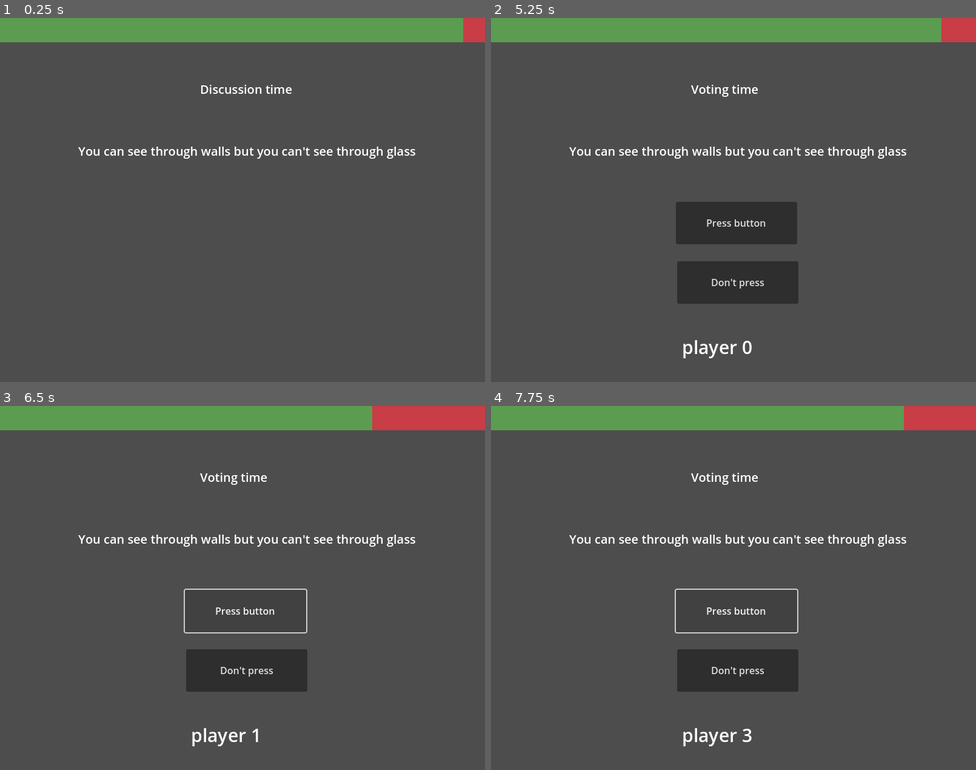
Above: before the commit, frames 1-4 (two rows, left to right).
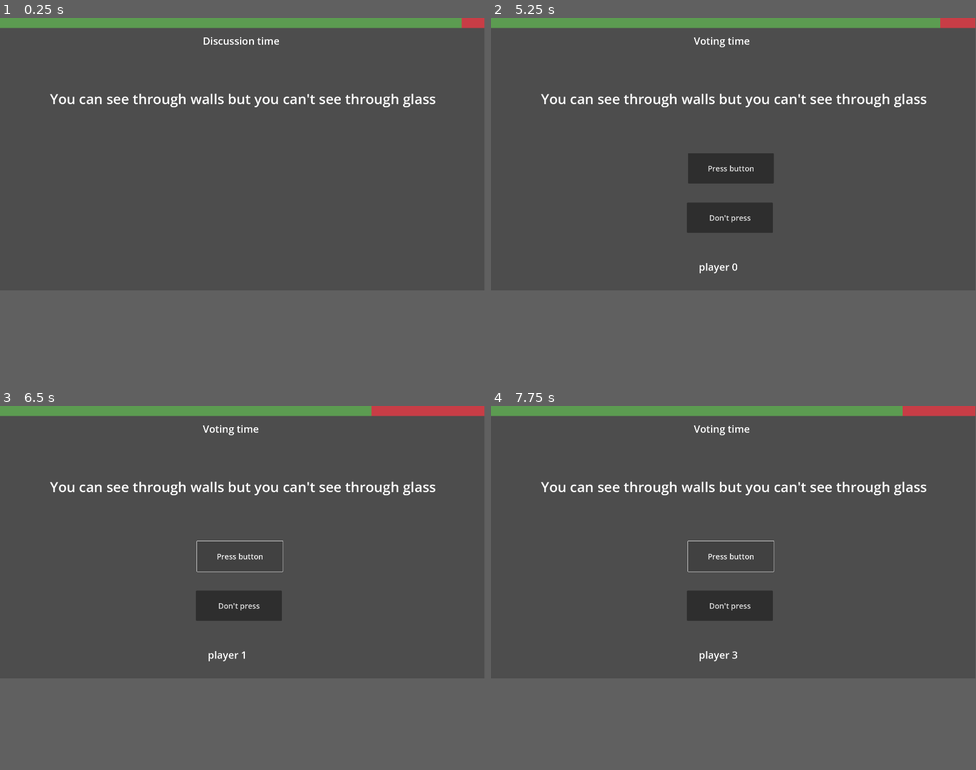
Above: after the commit, the same moments.

Repository: Beepered/WouldYouPressButton
Game: Godot game, scene res://Level.tscn
Two runs of this game, one before a commit and one after it. Both use one fixed random seed, a clock stepped at 60 frames per second and the inputs below.
Inputs:
- Up to frame 1 (0.25 s): no input
- Up to frame 2 (5.25 s): no input
- Up to frame 3 (6.5 s): click "Press button" at 5.75 s
- Up to frame 4 (7.75 s): click "Don't press" at 6.5 s; click "Press button" at 7.25 s
In our replay, the window is 800x600 before the commit and 799x449 after it. These sizes can differ from the game's own. Grey fills any space a smaller window leaves; there, only what the larger window draws over its background counts as a difference.

The runs differ from the first frame. In frame 1, 5.8% of the frame differs, in the area x 0-100%, y 0-39%; in frame 2, 12%, in the area x 0-100%, y 0-94%; in frame 3, 9.4%; in frame 4, 9.4%.

Commit message:
made screen bigger

Diff:
--- a/Level.tscn
+++ b/Level.tscn
@@ -12,7 +12,7 @@
 script = ExtResource("1_jui51")
 
 [node name="ProgressBar" type="ProgressBar" parent="."]
-offset_right = 801.0
+offset_right = 1920.0
 offset_bottom = 40.0
 theme_override_styles/background = SubResource("StyleBoxFlat_0yyxq")
 theme_override_styles/fill = SubResource("StyleBoxFlat_5kcib")
@@ -20,43 +20,45 @@
 show_percentage = false
 
 [node name="gameText" type="Label" parent="."]
-offset_left = 330.0
-offset_top = 103.0
-offset_right = 482.0
-offset_bottom = 131.0
-theme_override_font_sizes/font_size = 20
+offset_left = 804.0
+offset_top = 63.0
+offset_right = 1108.0
+offset_bottom = 118.0
+theme_override_font_sizes/font_size = 40
 text = "Discussion time"
 
 [node name="prompt" type="Label" parent="."]
-offset_left = 108.0
-offset_top = 144.0
-offset_right = 708.0
-offset_bottom = 294.0
-theme_override_font_sizes/font_size = 20
+offset_left = 75.0
+offset_top = 159.0
+offset_right = 1852.0
+offset_bottom = 481.0
+theme_override_font_sizes/font_size = 55
 text = "prompt goes here"
 horizontal_alignment = 1
 vertical_alignment = 1
 
 [node name="player name" type="Label" parent="."]
-offset_left = 315.0
-offset_top = 521.0
-offset_right = 503.0
-offset_bottom = 563.0
-theme_override_font_sizes/font_size = 30
+offset_left = 824.0
+offset_top = 959.0
+offset_right = 1075.0
+offset_bottom = 1014.0
+theme_override_font_sizes/font_size = 40
 text = "player X vote"
 
 [node name="YesButton" type="Button" parent="."]
-offset_left = 305.0
-offset_top = 303.0
-offset_right = 505.0
-offset_bottom = 373.0
+offset_left = 781.0
+offset_top = 536.0
+offset_right = 1121.0
+offset_bottom = 656.0
+theme_override_font_sizes/font_size = 30
 text = "Press button"
 
 [node name="NoButton" type="Button" parent="."]
-offset_left = 307.0
-offset_top = 401.0
-offset_right = 507.0
-offset_bottom = 471.0
+offset_left = 777.0
+offset_top = 732.0
+offset_right = 1117.0
+offset_bottom = 852.0
+theme_override_font_sizes/font_size = 30
 text = "Don't press"
 
 [node name="discussion timer" type="Timer" parent="."]
--- a/project.godot
+++ b/project.godot
@@ -17,5 +17,5 @@
 
 [display]
 
-window/size/viewport_width=800
-window/size/viewport_height=600
+window/size/viewport_width=1920
+window/size/viewport_height=1080
